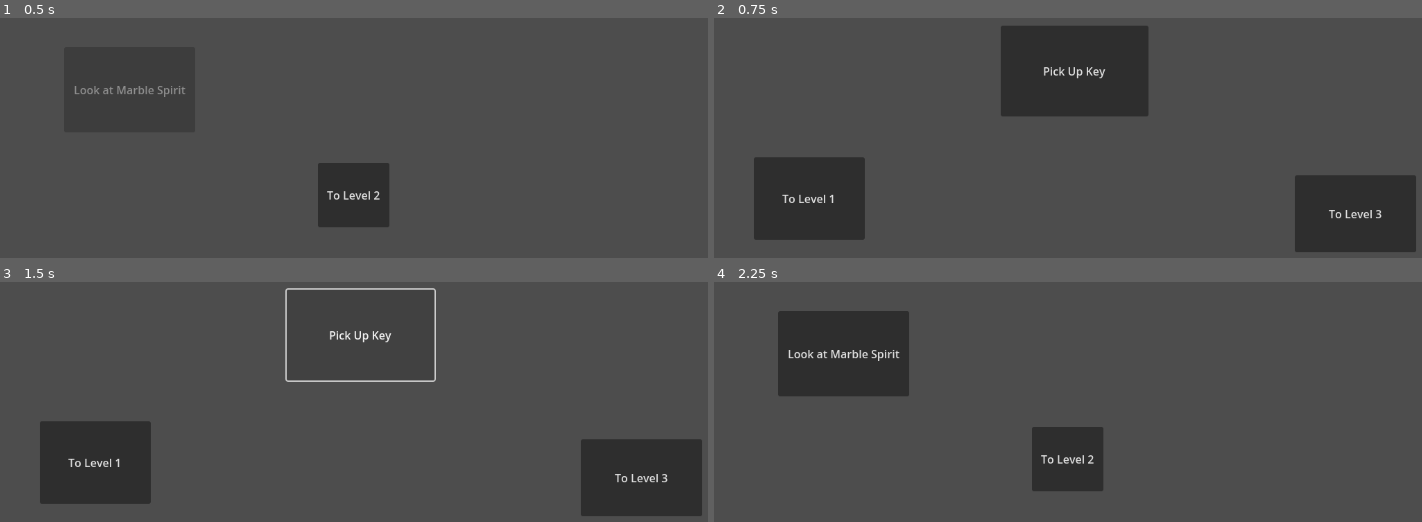
Above: before the commit, frames 1-4 (two rows, left to right).
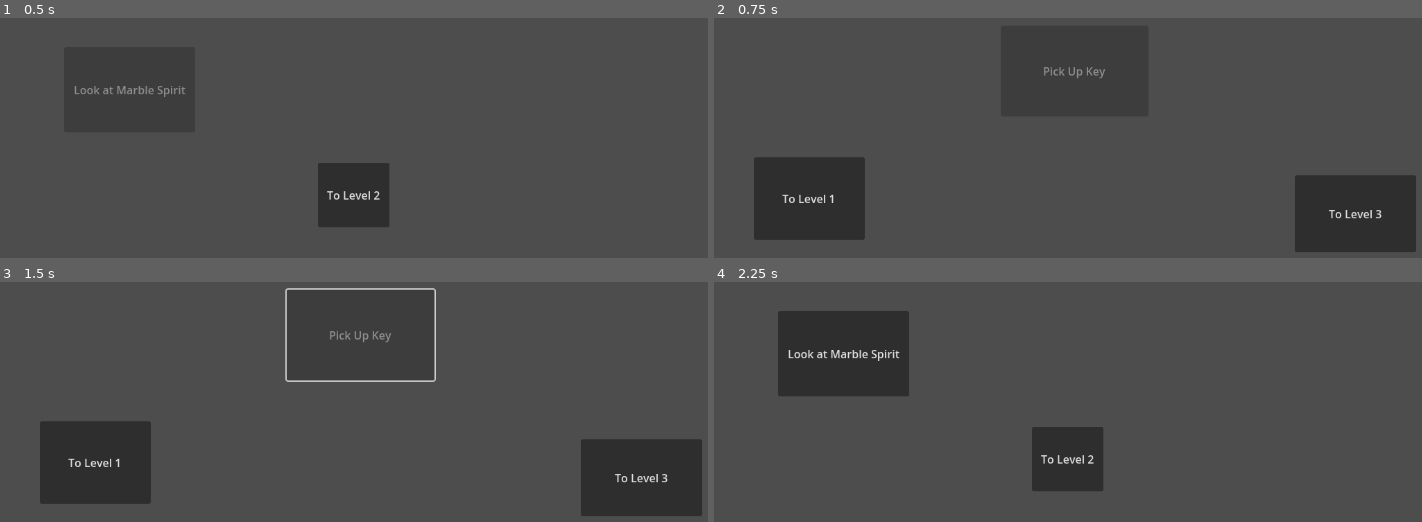
Above: after the commit, the same moments.

Repository: Alvbatross/EventSystemConcept
Game: Godot game, scene res://Scenes/Main.tscn
Two runs of this game, one before a commit and one after it. Both use one fixed random seed, a clock stepped at 60 frames per second and the inputs below. Sound files missing from this copy of the repository are replaced by a short silence.
Inputs (mouse positions are in pixels of both pictures, inside the frame that each line leads up to):
- Up to frame 1 (0.5 s): no input
- Up to frame 2 (0.75 s): click "To Level 2" at 0.5 s
- Up to frame 3 (1.5 s): click (361, 334) at 1.25 s, where only the run before the commit has a clickable "Pick Up Key"
- Up to frame 4 (2.25 s): click "To Level 1" at 2 s

Frame 1 is identical in both runs. In frame 2, 0.1% of the frame differs, in the area x 46-56%, y 20-25%; in frame 3, 0.2%, in the area x 46-56%, y 20-26%; in frame 4, nothing differs.

Commit message:
Automation Update

Diff:
--- /dev/null
+++ b/Assets/Json/EventLibrary.json
@@ -0,0 +1,44 @@
+[
+	{
+		"Event_Name": "BGMPlayerOutside",
+		"Event_Category": "BGM",
+		"Oneshot": false,
+		"Event_Prerequisites": []
+	},
+	{
+		"Event_Name": "BGMPlayerInA1",
+		"Event_Category": "BGM",
+		"Oneshot": false,
+		"Event_Prerequisites": []
+	},
+	{
+		"Event_Name": "DialogueLookAtMe",
+		"Event_Category": "DIALOGUE",
+		"Oneshot": true,
+		"Event_Prerequisites": []
+	},
+	{
+		"Event_Name": "ActionLookAtMarbleSpirit",
+		"Event_Category": "ACTION",
+		"Oneshot": true,
+		"Event_Prerequisites": [
+			"DialogueLookAtMe"
+		]
+	},
+	{
+		"Event_Name": "DialogueGateIsLocked",
+		"Event_Category": "DIALOGUE",
+		"Oneshot": true,
+		"Event_Prerequisites": [
+			"ActionLookAtMarbleSpirit"
+		]
+	},
+	{
+		"Event_Name": "ActionPickUpKey",
+		"Event_Category": "ACTION",
+		"Oneshot": true,
+		"Event_Prerequisites": [
+			"DialogueDoorIsLocked"
+		]
+	}
+]
--- a/Scenes/AudioHandler.gd
+++ b/Scenes/AudioHandler.gd
@@ -10,15 +10,15 @@
 }
 
 @export var bgm_locations : Dictionary = {
-	AudioKeys.OUTSIDE : preload("res://Assets/01 - Outside (Tutorial), Waterfall Area (B-2), On Boat (C-3) v1 Full Loopable.wav"),
-	AudioKeys.INSIDE : preload("res://Assets/02 - Maintenance Workshop (A-1, C-4) v1 Full Loopable.wav")
+	AudioKeys.OUTSIDE : preload("res://Assets/Sound/01 - Outside (Tutorial), Waterfall Area (B-2), On Boat (C-3) v1 Full Loopable.wav"),
+	AudioKeys.INSIDE : preload("res://Assets/Sound/02 - Maintenance Workshop (A-1, C-4) v1 Full Loopable.wav")
 }
 
 @export var dialogue_locations : Dictionary = {
-	AudioKeys.LOOK_AT_MRBL_SPRT_INIT : preload("res://Assets/VE_VO_ZT_MRBLSPRT_01_HelloMe.ogg"),
-	AudioKeys.LOOK_AT_MRBL_SPRT_CONTD : preload("res://Assets/VE_VO_ZT_MRBLSPRT_02_HeyHere.ogg"),
-	AudioKeys.GATE_IS_LOCKED : preload("res://Assets/VE_VO_ZT_MRBLSPRT_03_TheGateIsLocked.ogg"),
-	AudioKeys.PICK_UP_THE_KEY : preload("res://Assets/VE_VO_ZT_MRBLSPRT_04_GoKey.ogg")
+	AudioKeys.LOOK_AT_MRBL_SPRT_INIT : preload("res://Assets/Sound/VE_VO_ZT_MRBLSPRT_01_HelloMe.ogg"),
+	AudioKeys.LOOK_AT_MRBL_SPRT_CONTD : preload("res://Assets/Sound/VE_VO_ZT_MRBLSPRT_02_HeyHere.ogg"),
+	AudioKeys.GATE_IS_LOCKED : preload("res://Assets/Sound/VE_VO_ZT_MRBLSPRT_03_TheGateIsLocked.ogg"),
+	AudioKeys.PICK_UP_THE_KEY : preload("res://Assets/Sound/VE_VO_ZT_MRBLSPRT_04_GoKey.ogg")
 }
 
 @onready var bgm_player := $BGMPlayer
--- a/Scenes/EventControl.gd
+++ b/Scenes/EventControl.gd
@@ -5,4 +5,4 @@
 	await get_tree().create_timer(0.1).timeout
 	for child in get_children():
 		if not child.is_ongoing:
-			child.initialize_event()
+			child.start_event()
--- a/Scenes/EventHandler.gd
+++ b/Scenes/EventHandler.gd
@@ -1,5 +1,25 @@
 extends Node
 
-var current_bgm : int = -1
+var current_bgm
+
+var event_library : Dictionary = {}
 
 var finished_events : Array = []
+
+func _ready():
+	event_library = load_data("res://Assets/Json/EventLibrary.json")
+	print(event_library)
+
+func load_data(file_location: String) -> Dictionary:
+	var output_dictionary : Dictionary = {}
+
+	var json_as_text = FileAccess.get_file_as_string(file_location)
+	var json_as_array = JSON.parse_string(json_as_text)
+
+	for key in json_as_array:
+		output_dictionary[key["Event_Name"]] = {
+			"Event_Category" : key["Event_Category"],
+			"Oneshot" : key["Oneshot"],
+			"Event_Prerequisites" : key["Event_Prerequisites"]
+		}
+	return output_dictionary
--- a/Scenes/Events/Event.gd
+++ b/Scenes/Events/Event.gd
@@ -4,31 +4,43 @@
 signal event_started()
 signal event_ended()
 
-@export var event_category : EventUtils.EventCategory
-@export var event_name : EventUtils.Events
-@export var event_prerequisites : Array[EventUtils.Events]
+var event_category : String
+var event_name : String
+var event_prerequisites : Array
 @export var oneshot : bool
 
 var prerequisites_done : bool = true
 var is_ongoing : bool = false
 
-# Called when the node enters the scene tree for the first time.
+
 func _ready() -> void:
-	if event_category == EventUtils.EventCategory.BGM:
+	initialize_event()
+
+	if event_category == "BGM":
 		if event_name == EventHandler.current_bgm:
 			queue_free()
-		else:
-			initialize_event()
+			return
 	elif oneshot:
 		if event_name in EventHandler.finished_events:
 			queue_free()
-		else:
-			initialize_event()
-	else:
-		initialize_event()
+			return
+
+	event_started.connect(_on_event_started)
+	event_ended.connect(get_parent()._on_event_ended)
+	start_event()
 
 
 func initialize_event() -> void:
+	event_name = self.name
+	if EventHandler.event_library.has(event_name):
+		event_category = EventHandler.event_library[event_name]["Event_Category"]
+		oneshot = EventHandler.event_library[event_name]["Oneshot"]
+		event_prerequisites = EventHandler.event_library[event_name]["Event_Prerequisites"]
+	else:
+		print("Event " + event_name + " Not Found")
+
+
+func start_event() -> void:
 	prerequisites_done = true
 	for flag in event_prerequisites:
 		if flag not in EventHandler.finished_events:
@@ -48,3 +60,7 @@
 	print(EventHandler.finished_events)
 	await tree_exited
 	emit_signal("event_ended")
+
+
+func _on_event_started():
+	pass
--- a/Scenes/Events/MyEvent.gd
+++ /dev/null
@@ -1,7 +0,0 @@
-extends Event
-
-
-
-
-func _on_event_started():
-	pass # Replace with function body.
--- a/Scenes/Levels/Level1.tscn
+++ b/Scenes/Levels/Level1.tscn
@@ -3,28 +3,21 @@
 [ext_resource type="PackedScene" uid="uid://31vscskq8jc8" path="res://Scenes/Levels/LevelTemplate.tscn" id="1_tphk1"]
 [ext_resource type="PackedScene" uid="uid://b2isdslrl7dqo" path="res://Scenes/Events/Event.tscn" id="2_gxwm5"]
 [ext_resource type="Script" path="res://Scenes/Levels/Level1.gd" id="2_vpk88"]
-[ext_resource type="Script" path="res://Scenes/Events/Outdoors.gd" id="3_6oe3n"]
-[ext_resource type="Script" path="res://Scenes/Events/DialogueLookAtMarbleSpiritInit.gd" id="4_itn7w"]
-[ext_resource type="Script" path="res://Scenes/Events/LookAtMarbleSpirit.gd" id="5_xdcwr"]
+[ext_resource type="Script" path="res://Scenes/Events/BGMPlayerOutside.gd" id="3_6oe3n"]
+[ext_resource type="Script" path="res://Scenes/Events/DialogueLookAtMe.gd" id="4_itn7w"]
+[ext_resource type="Script" path="res://Scenes/Events/ActionLookAtMarbleSpirit.gd" id="5_xdcwr"]
 
 [node name="Level1" instance=ExtResource("1_tphk1")]
 script = ExtResource("2_vpk88")
 
-[node name="Outdoors" parent="Events" index="0" instance=ExtResource("2_gxwm5")]
+[node name="BGMPlayerOutside" parent="Events" index="0" instance=ExtResource("2_gxwm5")]
 script = ExtResource("3_6oe3n")
 
-[node name="LookAtMarbleSpiritInit" parent="Events" index="1" instance=ExtResource("2_gxwm5")]
+[node name="DialogueLookAtMe" parent="Events" index="1" instance=ExtResource("2_gxwm5")]
 script = ExtResource("4_itn7w")
-event_category = 1
-event_name = 2
-oneshot = true
 
-[node name="LookAtMarbleSpirit" parent="Events" index="2" instance=ExtResource("2_gxwm5")]
+[node name="ActionLookAtMarbleSpirit" parent="Events" index="2" instance=ExtResource("2_gxwm5")]
 script = ExtResource("5_xdcwr")
-event_category = 2
-event_name = 3
-event_prerequisites = Array[int]([2])
-oneshot = true
 
 [node name="ToLevel2Button" type="Button" parent="CanvasLayer" index="0"]
 offset_left = 506.0
@@ -42,9 +35,4 @@
 disabled = true
 text = "Look at Marble Spirit"
 
-[connection signal="event_started" from="Events/Outdoors" to="Events/Outdoors" method="_on_event_started"]
-[connection signal="event_ended" from="Events/LookAtMarbleSpiritInit" to="Events" method="_on_event_ended"]
-[connection signal="event_started" from="Events/LookAtMarbleSpiritInit" to="Events/LookAtMarbleSpiritInit" method="_on_event_started"]
-[connection signal="event_ended" from="Events/LookAtMarbleSpirit" to="Events" method="_on_event_ended"]
-[connection signal="event_started" from="Events/LookAtMarbleSpirit" to="Events/LookAtMarbleSpirit" method="_on_event_started"]
-[connection signal="pressed" from="CanvasLayer/LookAtMarbleSpiritButton" to="Events/LookAtMarbleSpirit" method="_on_look_at_marble_spirit_button_pressed"]
+[connection signal="pressed" from="CanvasLayer/LookAtMarbleSpiritButton" to="Events/ActionLookAtMarbleSpirit" method="_on_look_at_marble_spirit_button_pressed"]
--- a/Scenes/Levels/Level2.tscn
+++ b/Scenes/Levels/Level2.tscn
@@ -3,28 +3,22 @@
 [ext_resource type="PackedScene" uid="uid://31vscskq8jc8" path="res://Scenes/Levels/LevelTemplate.tscn" id="1_tstnl"]
 [ext_resource type="Script" path="res://Scenes/Levels/Level2.gd" id="2_4rnwd"]
 [ext_resource type="PackedScene" uid="uid://b2isdslrl7dqo" path="res://Scenes/Events/Event.tscn" id="2_yq28i"]
-[ext_resource type="Script" path="res://Scenes/Events/Outdoors.gd" id="3_mxg4w"]
-[ext_resource type="Script" path="res://Scenes/Events/GateIsLocked.gd" id="4_ar618"]
-[ext_resource type="Script" path="res://Scenes/Events/PickUpKey.gd" id="5_xo6p2"]
+[ext_resource type="Script" path="res://Scenes/Events/BGMPlayerOutside.gd" id="3_mxg4w"]
+[ext_resource type="Script" path="res://Scenes/Events/DialogueGateIsLocked.gd" id="4_ar618"]
+[ext_resource type="Script" path="res://Scenes/Events/ActionPickUpKey.gd" id="5_xo6p2"]
 
 [node name="Level2" instance=ExtResource("1_tstnl")]
 script = ExtResource("2_4rnwd")
 
-[node name="Outdoors" parent="Events" index="0" instance=ExtResource("2_yq28i")]
+[node name="BGMPlayerOutside" parent="Events" index="0" instance=ExtResource("2_yq28i")]
 script = ExtResource("3_mxg4w")
 
-[node name="GateIsLocked" parent="Events" index="1" instance=ExtResource("2_yq28i")]
+[node name="DialogueGateIsLocked" parent="Events" index="1" instance=ExtResource("2_yq28i")]
 script = ExtResource("4_ar618")
-event_category = 1
-event_name = 4
-event_prerequisites = Array[int]([3])
 oneshot = true
 
-[node name="PickUpKey" parent="Events" index="2" instance=ExtResource("2_yq28i")]
+[node name="ActionPickUpKey" parent="Events" index="2" instance=ExtResource("2_yq28i")]
 script = ExtResource("5_xo6p2")
-event_category = 2
-event_name = 5
-event_prerequisites = Array[int]([4])
 oneshot = true
 
 [node name="ToLevel1Button" type="Button" parent="CanvasLayer" index="0"]
@@ -46,11 +40,7 @@
 offset_top = 76.0
 offset_right = 674.0
 offset_bottom = 207.0
+disabled = true
 text = "Pick Up Key"
 
-[connection signal="event_started" from="Events/Outdoors" to="Events/Outdoors" method="_on_event_started"]
-[connection signal="event_ended" from="Events/GateIsLocked" to="Events" method="_on_event_ended"]
-[connection signal="event_started" from="Events/GateIsLocked" to="Events/GateIsLocked" method="_on_event_started"]
-[connection signal="event_ended" from="Events/PickUpKey" to="Events" method="_on_event_ended"]
-[connection signal="event_started" from="Events/PickUpKey" to="Events/PickUpKey" method="_on_event_started"]
-[connection signal="pressed" from="CanvasLayer/PickUpKey" to="Events/PickUpKey" method="_on_pick_up_key_pressed"]
+[connection signal="pressed" from="CanvasLayer/PickUpKey" to="Events/ActionPickUpKey" method="_on_pick_up_key_pressed"]
--- a/Scenes/Levels/Level3.tscn
+++ b/Scenes/Levels/Level3.tscn
@@ -3,14 +3,13 @@
 [ext_resource type="PackedScene" uid="uid://31vscskq8jc8" path="res://Scenes/Levels/LevelTemplate.tscn" id="1_jl84f"]
 [ext_resource type="PackedScene" uid="uid://b2isdslrl7dqo" path="res://Scenes/Events/Event.tscn" id="2_pqpyb"]
 [ext_resource type="Script" path="res://Scenes/Levels/Level3.gd" id="2_vcntv"]
-[ext_resource type="Script" path="res://Scenes/Events/Inside.gd" id="3_mpa21"]
+[ext_resource type="Script" path="res://Scenes/Events/BGMPlayerInA1.gd" id="3_mpa21"]
 
 [node name="Level 3" instance=ExtResource("1_jl84f")]
 script = ExtResource("2_vcntv")
 
 [node name="Inside" parent="Events" index="0" instance=ExtResource("2_pqpyb")]
 script = ExtResource("3_mpa21")
-event_name = 1
 
 [node name="ToLevel2Button" type="Button" parent="CanvasLayer" index="0"]
 offset_left = 56.0
Not shown, removed: Assets/01 - Outside (Tutorial), Waterfall Area (B-2), On Boat (C-3) v1 Full Loopable.wav.import
Not shown, removed: Assets/02 - Maintenance Workshop (A-1, C-4) v1 Full Loopable.wav.import
Not shown, added: Assets/Sound/01 - Outside (Tutorial), Waterfall Area (B-2), On Boat (C-3) v1 Full Loopable.wav.import
Not shown, added: Assets/Sound/02 - Maintenance Workshop (A-1, C-4) v1 Full Loopable.wav.import
Not shown, added: Assets/Sound/VE_VO_ZT_MRBLSPRT_01_HelloMe.ogg.import
Not shown, added: Assets/Sound/VE_VO_ZT_MRBLSPRT_02_HeyHere.ogg.import
Not shown, added: Assets/Sound/VE_VO_ZT_MRBLSPRT_03_TheGateIsLocked.ogg.import
Not shown, added: Assets/Sound/VE_VO_ZT_MRBLSPRT_04_GoKey.ogg.import
Not shown, removed: Assets/VE_VO_ZT_MRBLSPRT_01_HelloMe.ogg.import
Not shown, removed: Assets/VE_VO_ZT_MRBLSPRT_02_HeyHere.ogg.import
Not shown, removed: Assets/VE_VO_ZT_MRBLSPRT_03_TheGateIsLocked.ogg.import
Not shown, removed: Assets/VE_VO_ZT_MRBLSPRT_04_GoKey.ogg.import
(and 12 more such lines)
